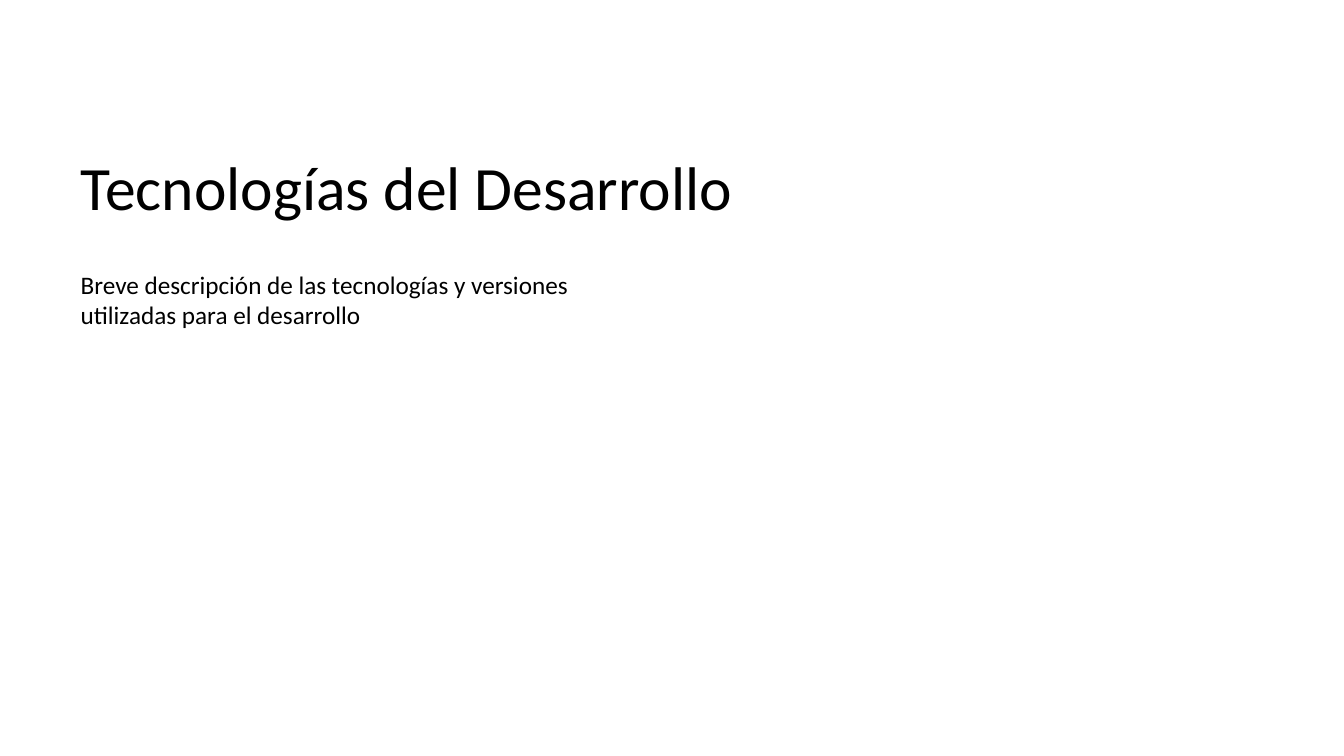
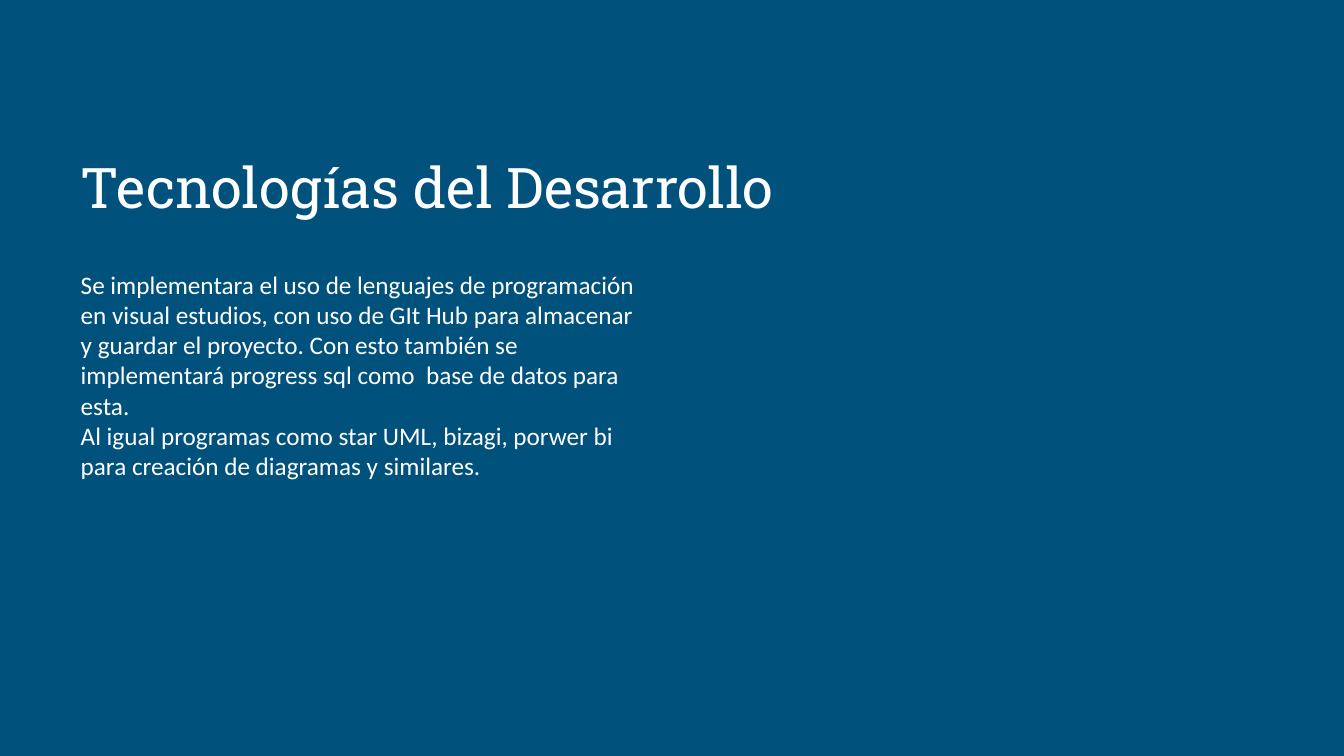
Before and after one commit to RashRiper/Proyecto-WEBNOVA, a slide deck: slide 9 of Fase_1.0/IT1-Estructura Presentación-Portafolio de Título Ing.Informática.pptx. Drawn at 1344x756 pixels with LibreOffice and Linux fonts; fonts in the diff are those of the drawing; background and template pictures are left out. Boxes give left, top, right and bottom in pixels: in the first picture for what was removed or moved away, otherwise in the second. Text is boxed around its words. In the diff, an @@ line names an element or a change of style, - is before the commit and + after.

```diff
--- a/Fase_1.0/IT1-Estructura Presentación-Portafolio de Título Ing.Informática.pptx
+++ b/Fase_1.0/IT1-Estructura Presentación-Portafolio de Título Ing.Informática.pptx
@@ background picture (left out) to #00517C @@
@@ title "Tecnologías del Desarrollo" at bbox=[81, 165, 774, 220]: size 44 to 40 pt, font Calibri to Roboto Slab, text colour #000000 to #FFFFFF @@
@@ text at bbox=[81, 276, 633, 480]: text changed; text colour #000000 to #FFFFFF @@
-Breve descripción de las tecnologías y versiones utilizadas para el desarrollo
+Se implementara el uso de lenguajes de programación en visual estudios, con uso de GIt Hub para almacenar y guardar el proyecto. Con esto también se implementará progress sql como base de datos para esta.
+Al igual programas como star UML, bizagi, porwer bi para creación de diagramas y similares.
```
Also in this commit, not shown: 11 other slides changed, 1 slide added, 1 slide removed, 7 other files.
